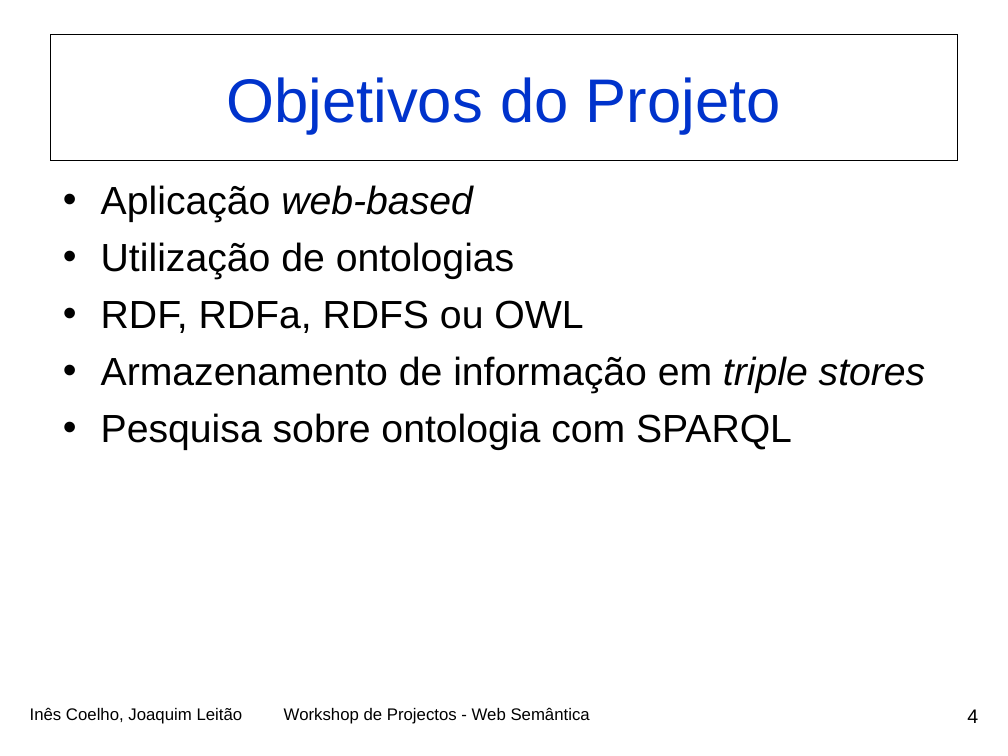
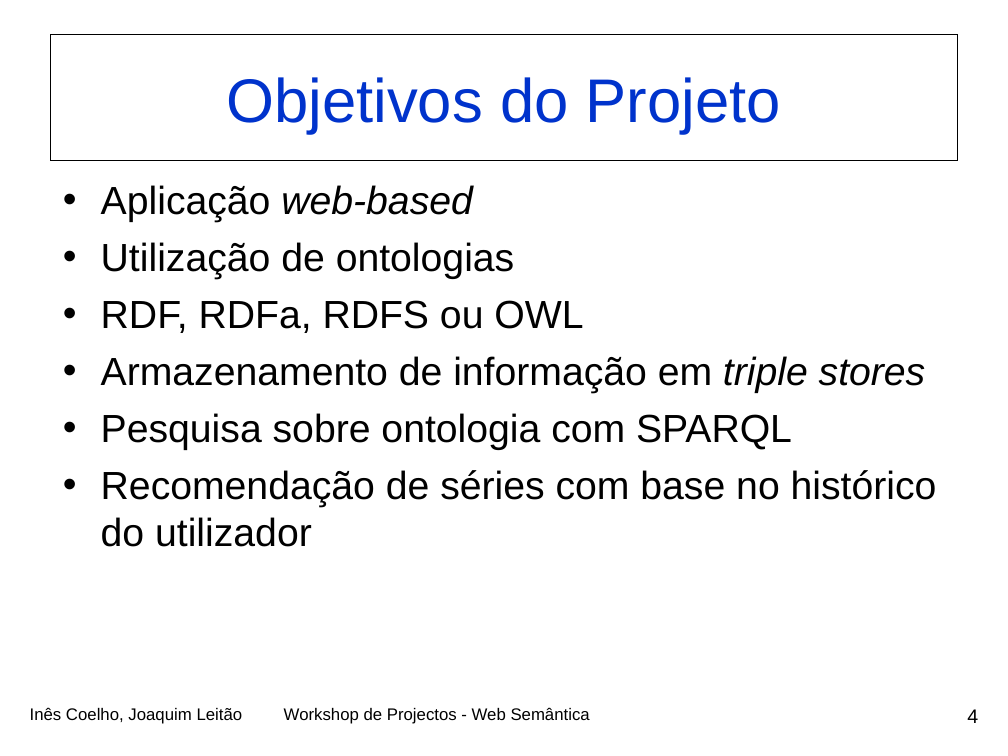
Before and after one commit to inescoelho/WS_TVseries, a slide deck: slide 4 of Presentation/Apresentacao_Final.ppt. Drawn at 1008x756 pixels with LibreOffice and Linux fonts; fonts in the diff are those of the drawing; background and template pictures are left out. Boxes give left, top, right and bottom in pixels: in the first picture for what was removed or moved away, otherwise in the second. Text is boxed around its words. In the diff, an @@ line names an element or a change of style, - is before the commit and + after.

Commit message:
Updated presentation

```diff
--- a/Presentation/Apresentacao_Final.ppt
+++ b/Presentation/Apresentacao_Final.ppt
@@ text at (101, 470, 937, 547): paragraph added @@
+• Recomendação de séries com base no histórico do utilizador
```
Also in this commit, not shown: 1 other file.
